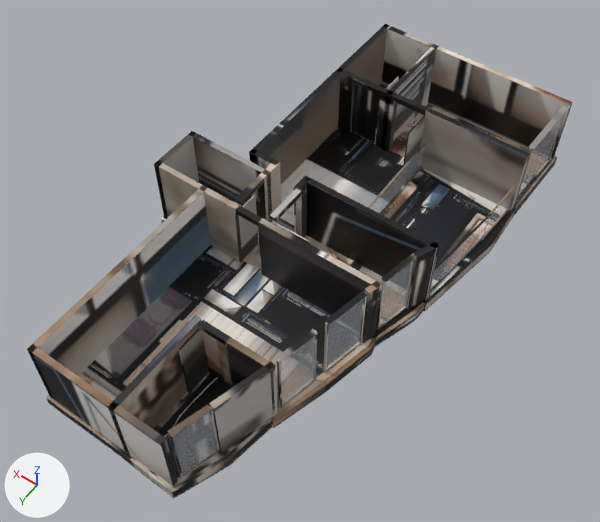
Before and after pictures for a commit that changed the glTF model akasya-3d/koru-6/model.glb.
One viewpoint serves both versions: a 50 mm camera at (-8.58, 12.36, 18.76) aimed at (-0.25, 0.69, 0.41). Arrows for +X, +Y and +Z are at lower left; the lights stay in place. The older version comes first. Where no turn or scale is listed for an object, it has been applied to the vertices. Vertices at exactly the same position are counted once.
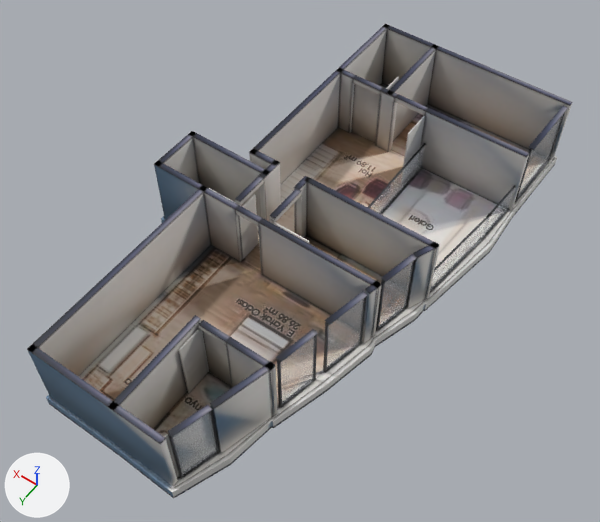
Pixel boxes (x1, y1, x2, y2) of what changed, in the pictures (600 x 522 px):
'Mesh_0', surface changed
    both: (27, 24, 573, 498)
part 1 of me_mesh_0, reshaped (mostly hidden before)
    before: (380, 115, 425, 214)
    after: (48, 111, 557, 396)
part 2 of me_mesh_0, reshaped
    after: (28, 245, 328, 498)
part 3 of me_mesh_0, surface changed
    both: (28, 24, 573, 498)

Diff of the bpy script that builds the scene:
```diff
--- a/akasya-3d/koru-6/model.glb.py
+++ b/akasya-3d/koru-6/model.glb.py
@@ mat_baked @@
 n3 = _N.new('ShaderNodeMapping'); n3.name = 'Mapping'
-n3.inputs[1].default_value = (0.00136, -14.96, 0.0)  # 'Location'
-n3.inputs[3].default_value = (15.93, 15.96, 1.0)  # 'Scale'
+n3.inputs[1].default_value = (0.00106, -14.97, 0.0)  # 'Location'
+n3.inputs[3].default_value = (15.85, 15.97, 1.0)  # 'Scale'
 n4 = _N.new('ShaderNodeUVMap'); n4.name = 'UV Map'
@@ me_mesh_0 @@
 # used by ob_mesh_0; location = (-4.26, 7.79, -0.36)
-me_mesh_0.from_pydata(...)  # 1854 vertices, 3232 faces; spans x 0.0..8.5, y -15.5..0.0, z 0.0..2.6
+me_mesh_0.from_pydata(...)  # 2099 vertices, 3798 faces; spans x 0.0..8.5, y -15.5..0.0, z 0.0..2.6
+# me_mesh_0 part 1: 12 vertices moved within x 3.2..4.6, y -12.8..-6.4, z 0.0..0.4; 222 vertices added at x 0.1..8.4, y -15.5..-6.2, z 0.0..2.6
+# me_mesh_0 part 2: 5 vertices moved within x 1.9..4.0, y -3.0..-2.9, z 0.3..0.4; 23 vertices added at x 1.8..6.8, y -3.2..-0.1, z 0.0..2.6
+# me_mesh_0 part 3: 2347 kept faces spanning x 0.0..8.5, y -15.5..0.0, z 0.0..2.6 get new texture (UV) coordinates
 me_mesh_0.materials.append(mat_baked)
```
